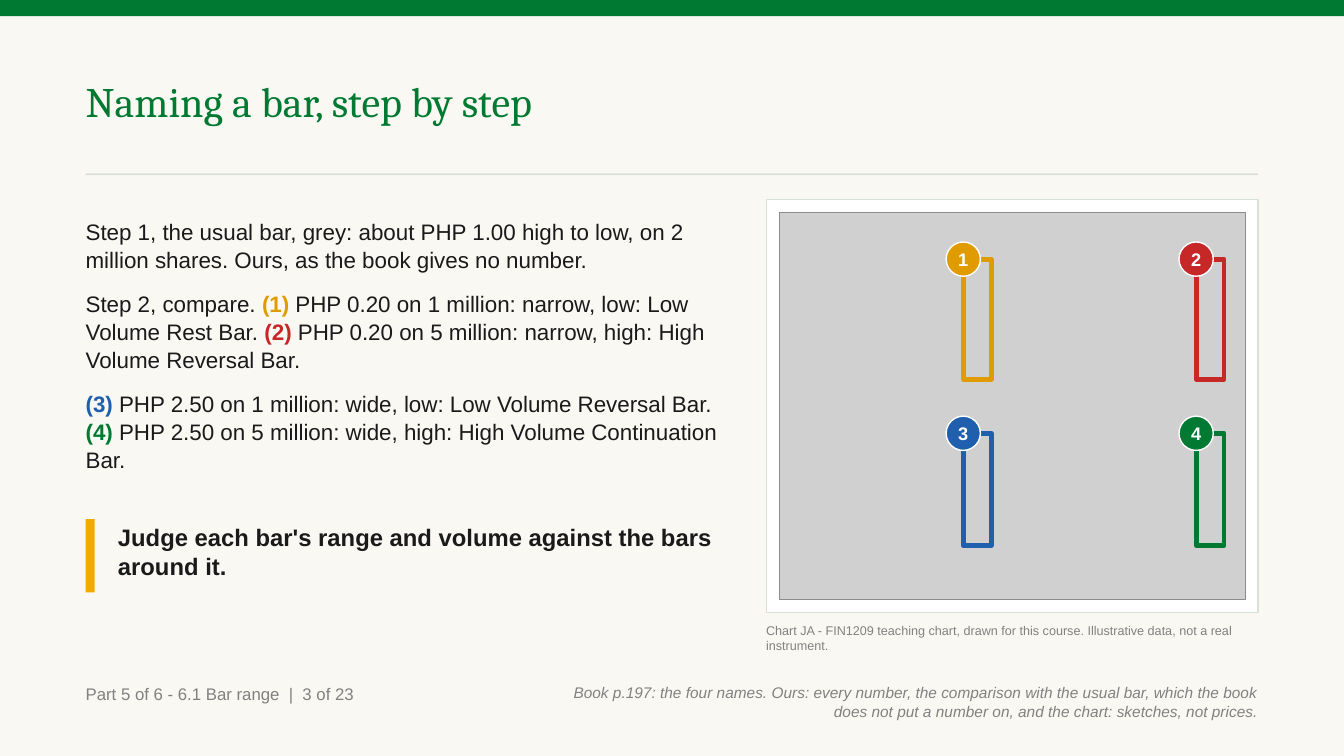
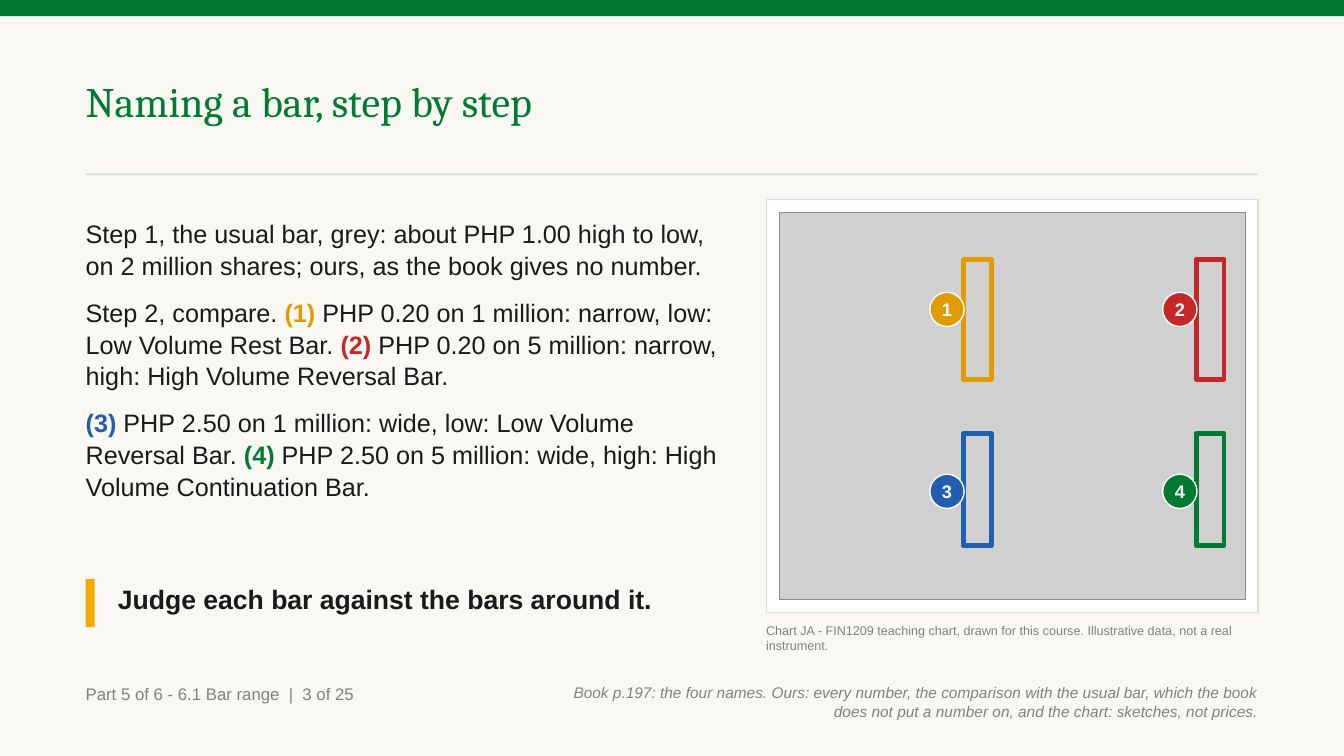
Before and after one commit to benjiesotelo-sudo/Telos_FIN1209, a slide deck: slide 144 of chapter-06/FIN1209-Chapter-06.pptx. Drawn at 1344x756 pixels with LibreOffice and Linux fonts; fonts in the diff are those of the drawing; grey boxes stand for pictures. Boxes give left, top, right and bottom in pixels: in the first picture for what was removed or moved away, otherwise in the second. Text is boxed around its words. In the diff, an @@ line names an element or a change of style, - is before the commit and + after.

```diff
--- a/chapter-06/FIN1209-Chapter-06.pptx
+++ b/chapter-06/FIN1209-Chapter-06.pptx
@@ text at (x1=86, y1=224, x2=704, y2=280): text changed; size 16 to 18 pt @@
-Step 1, the usual bar, grey: about PHP 1.00 high to low, on 2 million shares. Ours, as the book gives no number.
+Step 1, the usual bar, grey: about PHP 1.00 high to low, on 2 million shares; ours, as the book gives no number.
@@ ellipse "1" moved from (x1=947, y1=242, x2=981, y2=276) to (x1=930, y1=292, x2=964, y2=327) @@
@@ ellipse "2" moved from (x1=1180, y1=242, x2=1214, y2=276) to (x1=1163, y1=292, x2=1197, y2=327) @@
@@ text at (x1=86, y1=303, x2=717, y2=497): size 16 to 18 pt in "Step 2, compare. (1) PHP 0.20 on ...", "(3) PHP 2.50 on 1 million: wide, ..." @@
@@ ellipse "3" moved from (x1=947, y1=416, x2=981, y2=451) to (x1=930, y1=474, x2=964, y2=508) @@
@@ ellipse "4" moved from (x1=1180, y1=416, x2=1214, y2=451) to (x1=1163, y1=474, x2=1197, y2=508) @@
@@ rectangle resized from (x1=86, y1=519, x2=95, y2=593) to (x1=86, y1=580, x2=95, y2=628) @@
@@ text at (x1=118, y1=589, x2=652, y2=615): text changed; size 17 to 19 pt @@
-Judge each bar's range and volume against the bars around it.
+Judge each bar against the bars around it.
@@ text at (x1=86, y1=688, x2=354, y2=704): text changed @@
-Part 5 of 6 - 6.1 Bar range | 3 of 23
+Part 5 of 6 - 6.1 Bar range | 3 of 25
```
Also in this commit, not shown: 46 other slides changed, 2 slides added, 3 other files.
